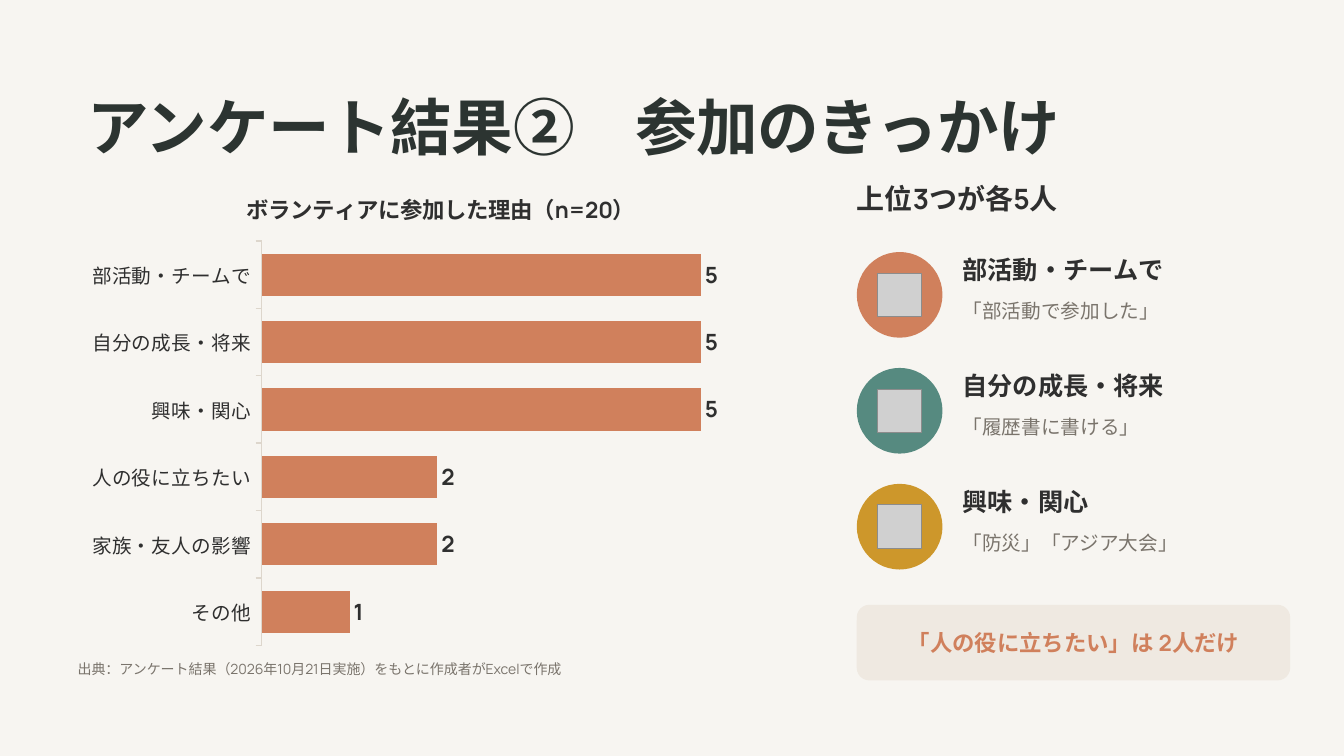
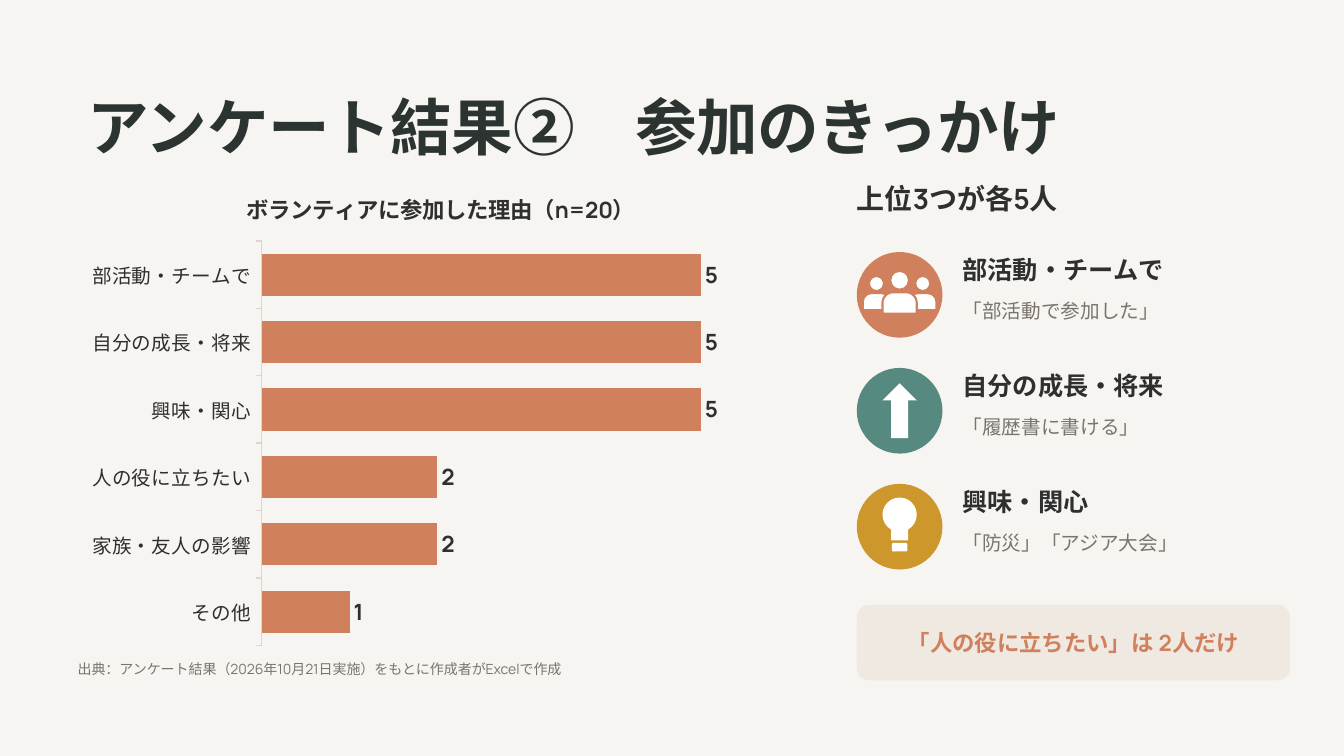
Before and after one commit to rfbtk2rn9s-pixel/WHY-B, a slide deck: slide 2 of アンケート結果_林.pptx. Drawn at 1344x756 pixels with LibreOffice and Linux fonts; fonts in the diff are those of the drawing; grey boxes stand for pictures. Boxes give left, top, right and bottom in pixels: in the first picture for what was removed or moved away, otherwise in the second. Text is boxed around its words. In the diff, an @@ line names an element or a change of style, - is before the commit and + after.

```diff
--- a/アンケート結果_林.pptx
+++ b/アンケート結果_林.pptx
@@ picture removed at (878, 273, 922, 317) @@
@@ group added at (863, 271, 937, 314): 3 ellipses, 3 round same rects @@
@@ picture removed at (878, 389, 922, 433) @@
@@ up arrow added at (883, 383, 918, 438), fill #FFFFFF @@
@@ picture removed at (878, 505, 922, 548) @@
@@ ellipse added at (883, 498, 918, 532), fill #FFFFFF @@
@@ rectangle added at (891, 528, 908, 540), fill #FFFFFF @@
@@ rounded rectangle added at (892, 543, 907, 553), fill #FFFFFF @@
```
Also in this commit, not shown: 1 other slide changed.
